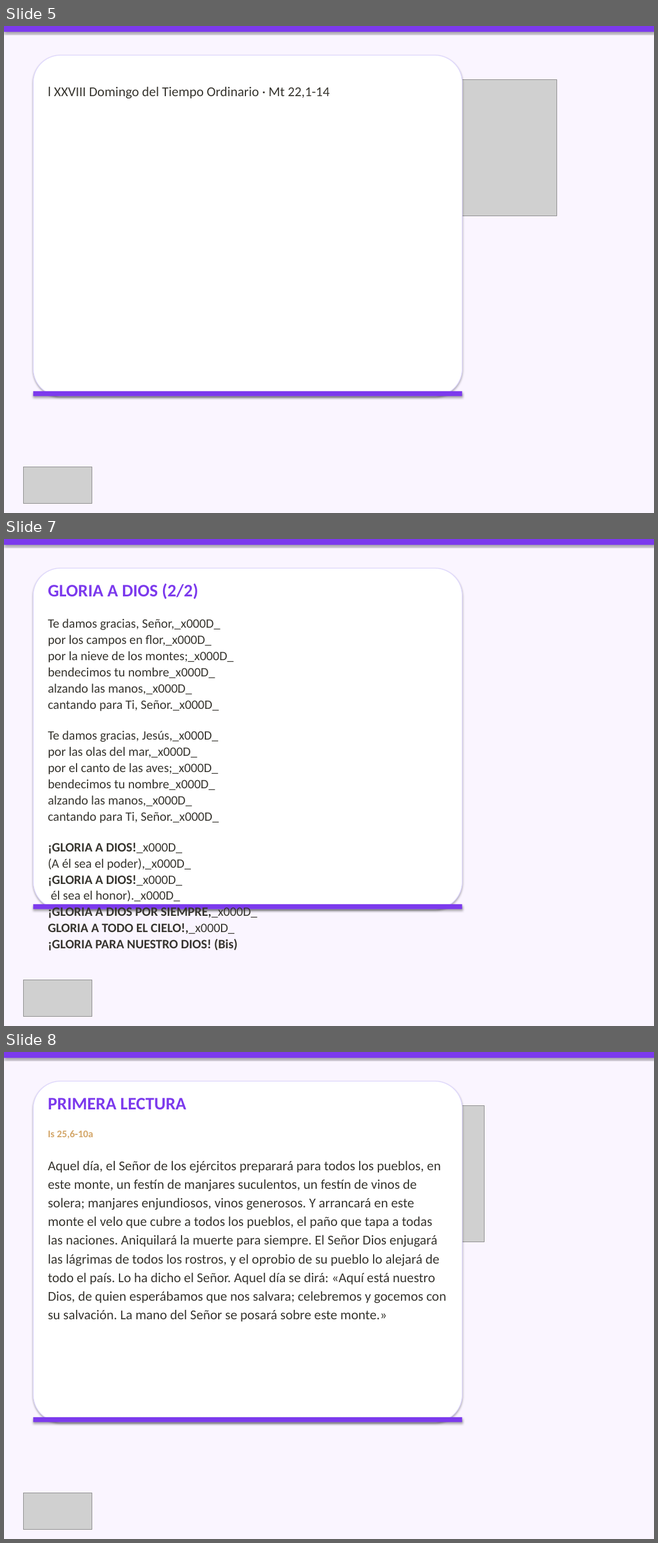
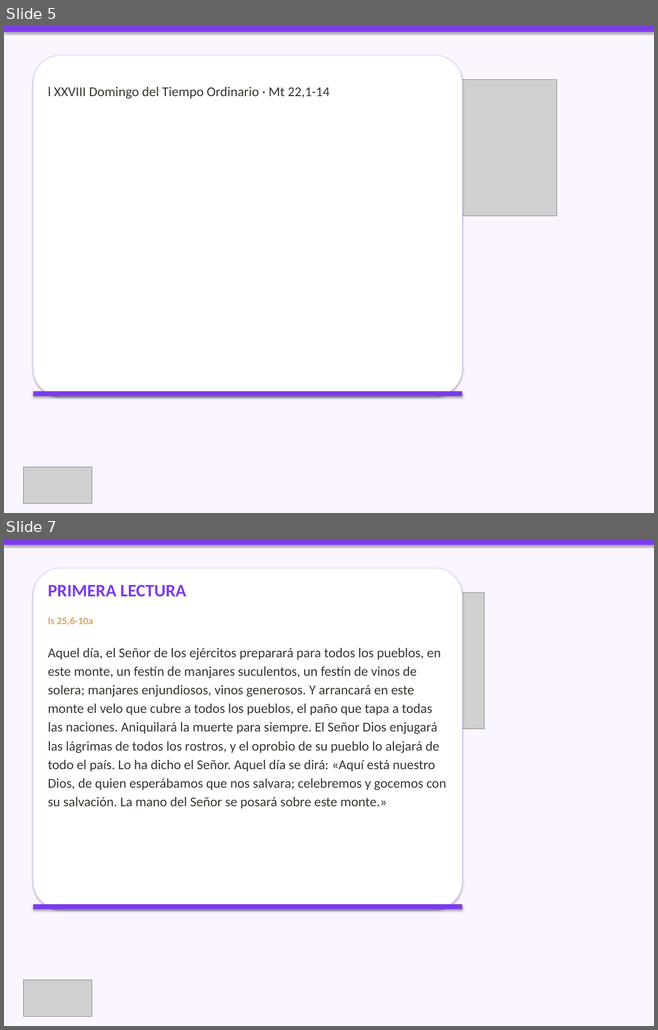
Before and after one commit to CC5M5/CCE-M5, a slide deck: presentaciones_html/2026-10-11_presentacion/2026-10-11_presentacion.pptx. Shown one above the other, each under a label of ours: slides 5, 7 and 8 before the commit, slides 5 and 7 after it; the slides between them are not shown. The pictures are 658x1543 and 658x1030 pixels, drawn with LibreOffice and Linux fonts; fonts in the diff are those of the drawing; grey boxes stand for pictures. Boxes give left, top, right and bottom in pixels: in the first picture for what was removed or moved away, otherwise in the second. Text is boxed around its words. In the diff, an @@ line names an element or a change of style, - is before the commit and + after.

Commit message:
deploy: presentación 2026-10-11 con El Señor es mi Pastor + auto-rebuild
- Actualiza bundle PPTX/HTML/PDF del 2026-10-11 con asignación correcta:
  entrada=AL CALOR DE LA PALABRA, salmo=El Señor es mi Pastor, comunion=El Señor es mi Pastor.
- Añade slides de catálogo cancion_109 y cancion_11.
- Incluye mejoras de auto-rebuild al crear/editar canciones.
- Actualiza datos exportados para web (canciones, momentos, presentaciones).

```diff
--- a/presentaciones_html/2026-10-11_presentacion/2026-10-11_presentacion.pptx
+++ b/presentaciones_html/2026-10-11_presentacion/2026-10-11_presentacion.pptx
@@ slide 7 removed at [4,539,654,1026], background #FAF5FF @@
@@ rectangle removed at [4,539,654,545] @@
@@ rounded rectangle removed at [33,568,462,910] @@
@@ text removed at [48,583,257,951] @@
-GLORIA A DIOS (2/2)
-Te damos gracias, Señor,_x000D_
-por los campos en flor,_x000D_
-por la nieve de los montes;_x000D_
-bendecimos tu nombre_x000D_
-alzando las manos,_x000D_
-cantando para Ti, Señor._x000D_
-Te damos gracias, Jesús,_x000D_
-por las olas del mar,_x000D_
-por el canto de las aves;_x000D_
-bendecimos tu nombre_x000D_
-alzando las manos,_x000D_
-cantando para Ti, Señor._x000D_
-¡GLORIA A DIOS!_x000D_
-(A él sea el poder),_x000D_
-¡GLORIA A DIOS!_x000D_
-él sea el honor)._x000D_
-¡GLORIA A DIOS POR SIEMPRE,_x000D_
-GLORIA A TODO EL CIELO!,_x000D_
-¡GLORIA PARA NUESTRO DIOS! (Bis)
@@ rectangle removed at [33,904,462,910] @@
@@ picture removed at [24,980,92,1016] @@
@@ what was slide 8 is now slide 7 @@
```
Also in this commit, not shown: 4 slides changed, 7 slides added, 6 other slides removed, 18 other files.
